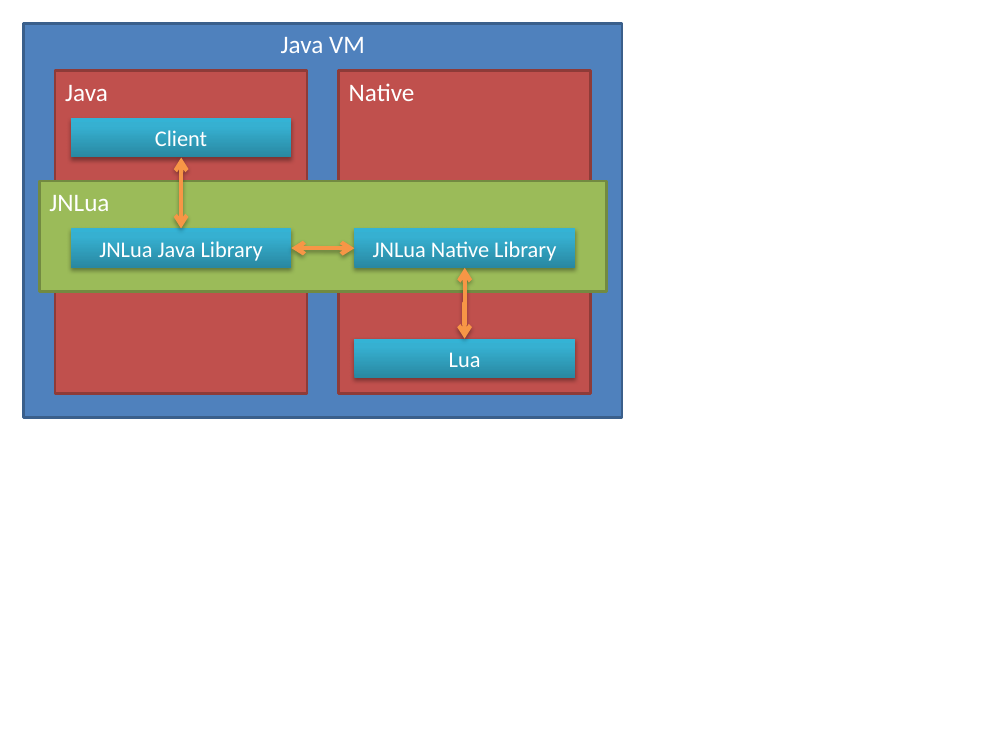
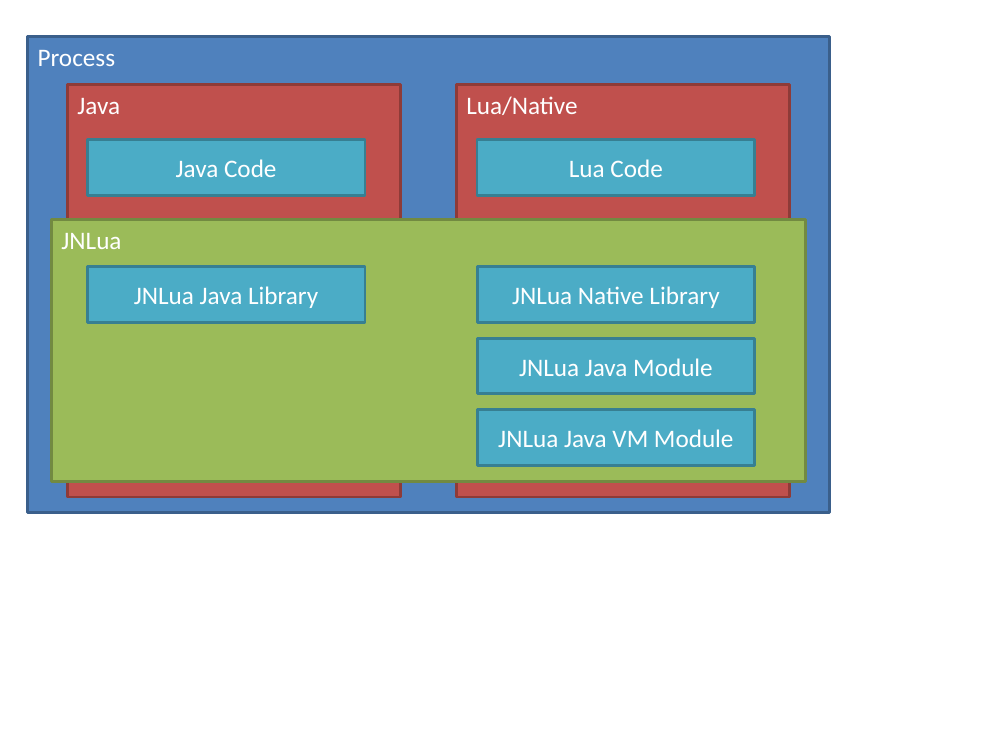
Before and after one commit to airminer/jnlua, a slide deck: slide 1 of wiki/Architecture.pptx. Drawn at 1008x756 pixels with LibreOffice and Linux fonts; fonts in the diff are those of the drawing. Boxes give left, top, right and bottom in pixels: in the first picture for what was removed or moved away, otherwise in the second. Text is boxed around its words. In the diff, an @@ line names an element or a change of style, - is before the commit and + after.

```diff
--- a/wiki/Architecture.pptx
+++ b/wiki/Architecture.pptx
@@ rectangle "Process": place and size @@
-rectangle "Process" at bbox=[23, 23, 622, 417]
+rectangle "Process" at bbox=[28, 36, 830, 512]
@@ text in rectangle at bbox=[38, 50, 116, 66]: text changed @@
-Java VM
+Process
@@ rectangle "Java": place and size @@
-rectangle "Java" at bbox=[55, 71, 307, 393]
+rectangle "Java" at bbox=[68, 85, 401, 497]
@@ rectangle "Lua/Native": place and size @@
-rectangle "Lua/Native" at bbox=[339, 71, 591, 393]
+rectangle "Lua/Native" at bbox=[457, 85, 790, 497]
@@ rectangle removed at bbox=[71, 118, 291, 157] @@
-Client
@@ text in rectangle at bbox=[466, 96, 577, 115]: text changed @@
-Native
+Lua/Native
@@ rectangle added at bbox=[88, 140, 366, 196], fill #4BACC6, outline #377F92 2 pt, 18 pt, text #FFFFFF @@
+Java Code
@@ rectangle "Lua Code": place and size @@
-rectangle "Lua Code" at bbox=[355, 339, 576, 378]
+rectangle "Lua Code" at bbox=[477, 140, 755, 196]
@@ rectangle "Lua Code" at bbox=[477, 140, 755, 196]: fill gradient #2A88A2 to #37B1D2 to #34B4D6 to #4BACC6; outline none to #377F92 2 pt; shadow off @@
@@ elbow double arrow removed from (181, 157) to (181, 229) @@
@@ text in rectangle at bbox=[569, 159, 662, 177]: text changed; size 16 to 18 pt @@
-Lua
+Lua Code
@@ rectangle "JNLua": place and size @@
-rectangle "JNLua" at bbox=[39, 181, 607, 291]
+rectangle "JNLua" at bbox=[51, 220, 805, 482]
@@ rectangle "JNLua Java Library": place and size @@
-rectangle "JNLua Java Library" at bbox=[71, 229, 291, 268]
+rectangle "JNLua Java Library" at bbox=[88, 267, 366, 323]
@@ rectangle "JNLua Java Library" at bbox=[88, 267, 366, 323]: size 16 to 18 pt; fill gradient #2A88A2 to #37B1D2 to #34B4D6 to #4BACC6; outline none to #377F92 2 pt; shadow off @@
@@ elbow double arrow removed from (291, 248) to (355, 248) @@
@@ elbow double arrow removed from (465, 268) to (465, 339) @@
@@ rectangle "JNLua Native Library" at bbox=[477, 267, 755, 323]: size 16 to 18 pt; fill gradient #2A88A2 to #37B1D2 to #34B4D6 to #4BACC6; outline none to #377F92 2 pt; shadow off @@
@@ rectangle "JNLua Native Library": place and size @@
-rectangle "JNLua Native Library" at bbox=[355, 229, 576, 268]
+rectangle "JNLua Native Library" at bbox=[477, 267, 755, 323]
@@ rectangle added at bbox=[477, 339, 755, 394], fill #4BACC6, outline #377F92 2 pt, 18 pt, text #FFFFFF @@
+JNLua Java Module
@@ rectangle added at bbox=[477, 410, 755, 466], fill #4BACC6, outline #377F92 2 pt, 18 pt, text #FFFFFF @@
+JNLua Java VM Module
```
Also in this commit, not shown: 1 other file.
